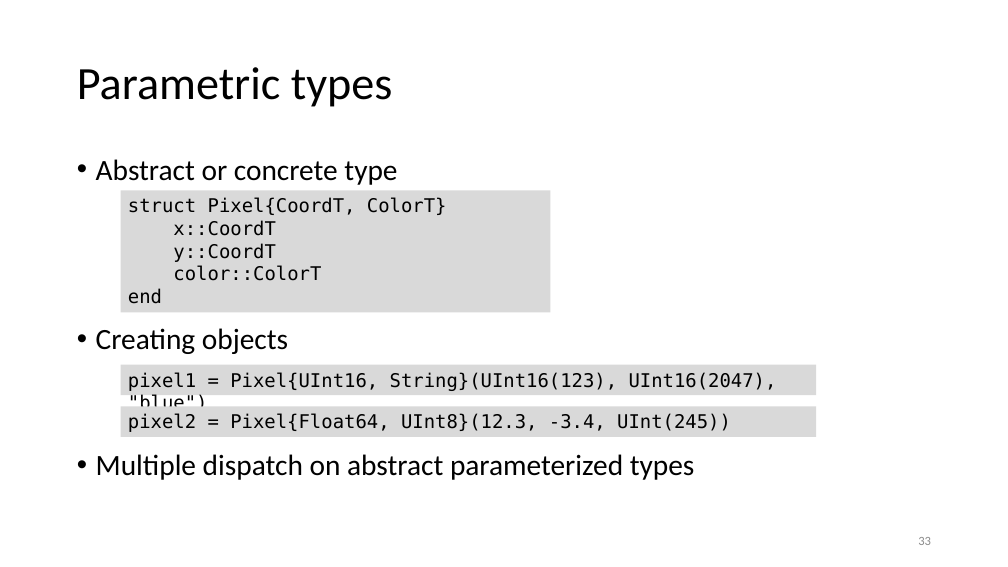
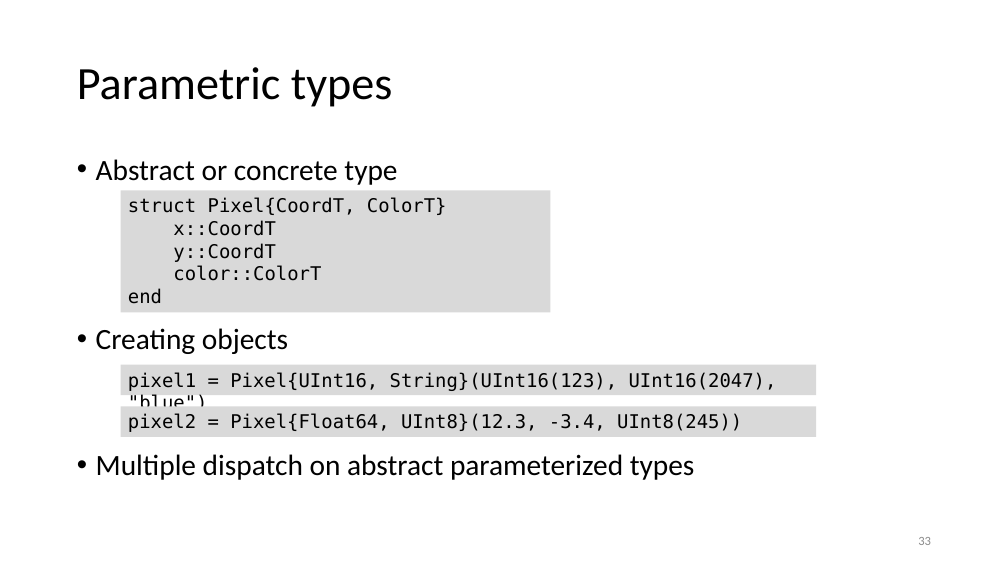
Before and after one commit to gjbex/Julia_good_bad_ugly, a slide deck: slide 33 of julia_good_back_ugly.pptx. Drawn at 1008x567 pixels with LibreOffice and Linux fonts; fonts in the diff are those of the drawing. Boxes give left, top, right and bottom in pixels: in the first picture for what was removed or moved away, otherwise in the second. Text is boxed around its words. In the diff, an @@ line names an element or a change of style, - is before the commit and + after.

Commit message:
Fix typo

```diff
--- a/julia_good_back_ugly.pptx
+++ b/julia_good_back_ugly.pptx
@@ text in rectangle at box(128, 413, 742, 432): text changed @@
-pixel2 = Pixel{Float64, UInt8}(12.3, -3.4, UInt(245))
+pixel2 = Pixel{Float64, UInt8}(12.3, -3.4, UInt8(245))
```
